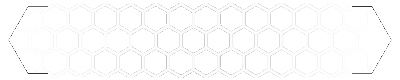
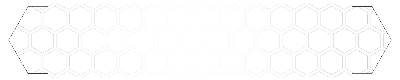
Comparing the layer stacks of the two 400x80 images. Changes:
painted on "Layer 4" over [17, 2, 387, 79]
